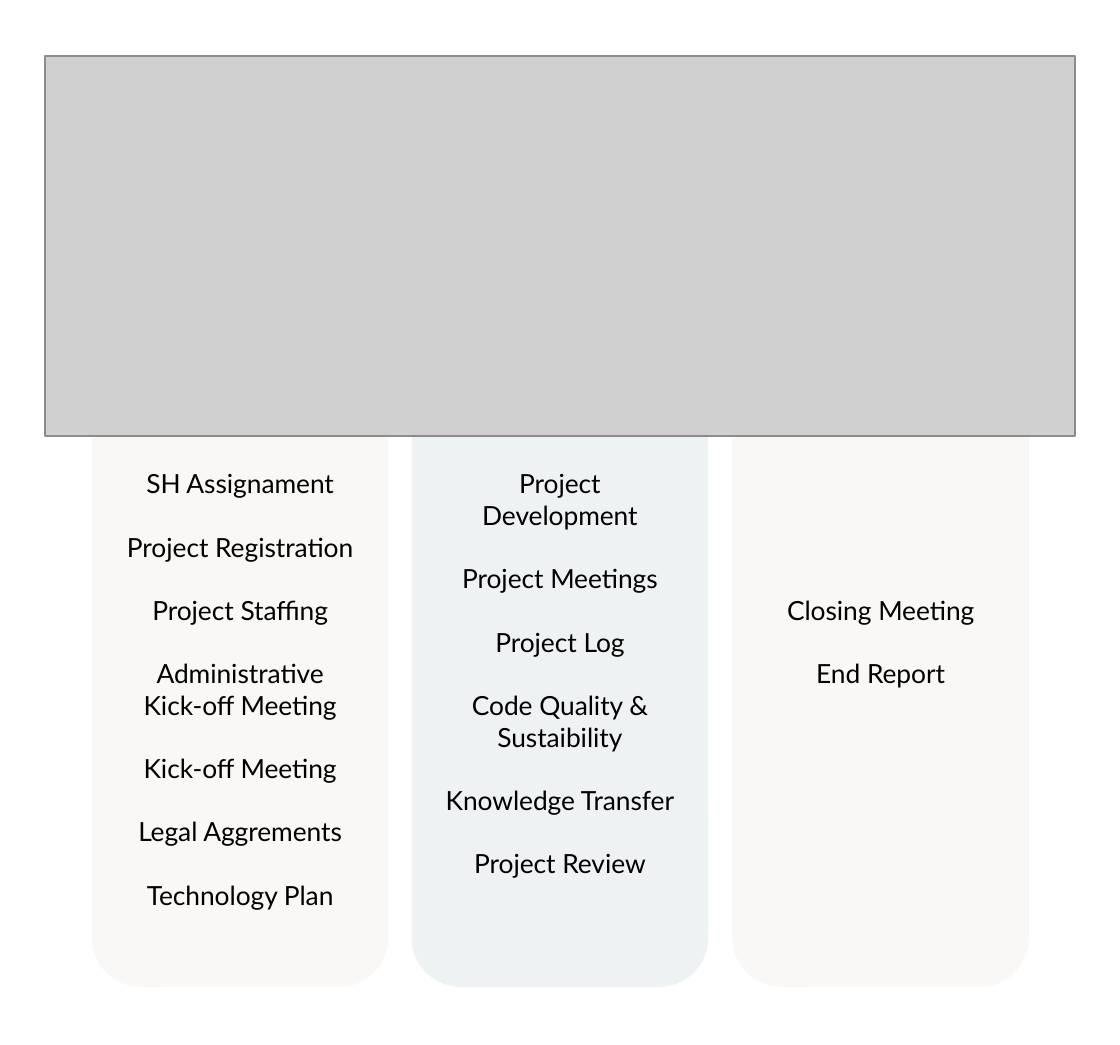
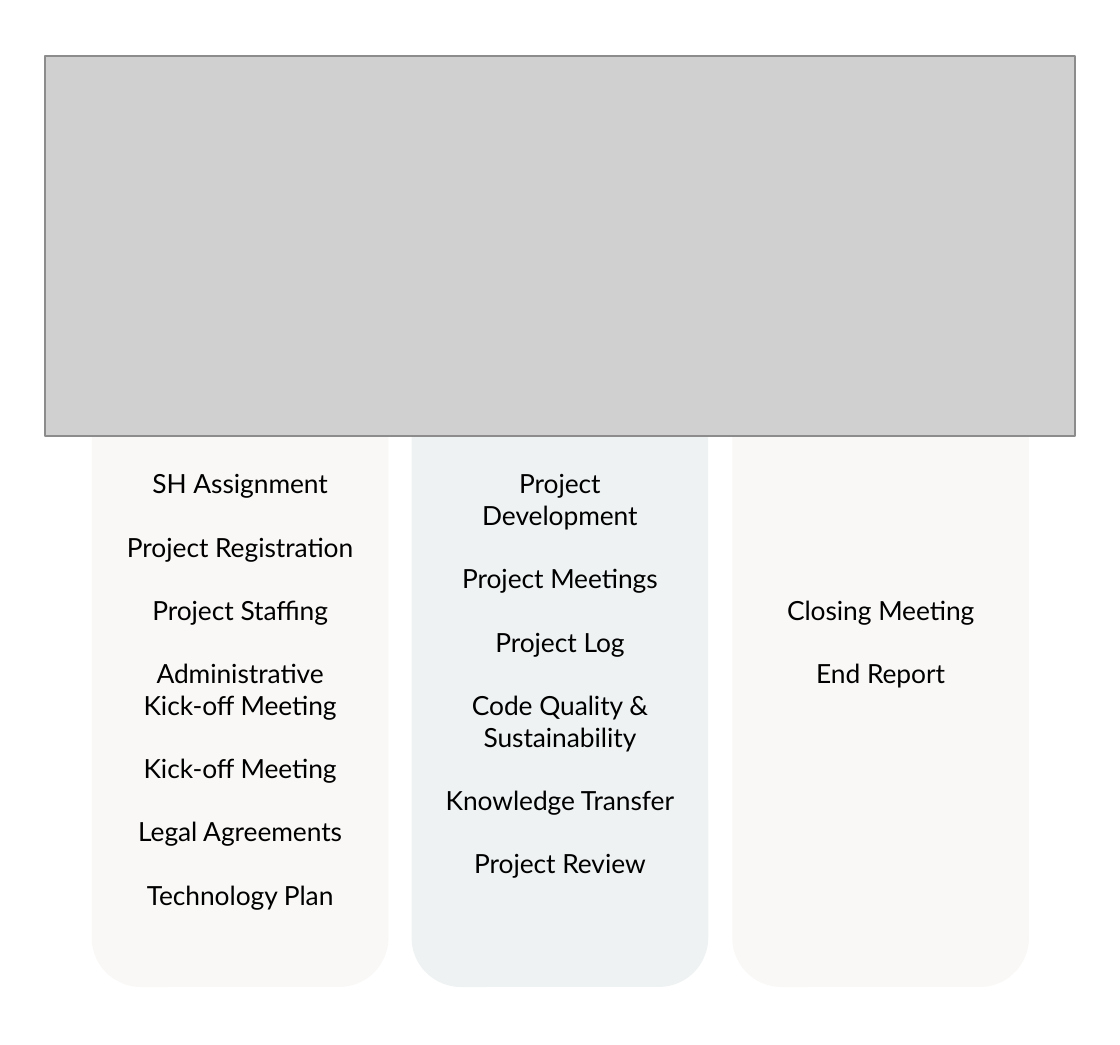
Before and after one commit to nlescpm/PMP, a slide deck: slide 1 of img/project-lifecycle.pptx. Drawn at 1120x1045 pixels with LibreOffice and Linux fonts; fonts in the diff are those of the drawing; grey boxes stand for pictures. Boxes give left, top, right and bottom in pixels: in the first picture for what was removed or moved away, otherwise in the second. Text is boxed around its words. In the diff, an @@ line names an element or a change of style, - is before the commit and + after.

```diff
--- a/img/project-lifecycle.pptx
+++ b/img/project-lifecycle.pptx
@@ text in rounded rectangle at [152, 474, 327, 498]: text changed @@
-SH Assignament
+SH Assignment
@@ text in rounded rectangle at [472, 695, 637, 752]: text changed @@
-Code Quality & Sustaibility
+Code Quality & Sustainability
@@ text in rounded rectangle at [138, 821, 342, 846]: text changed @@
-Legal Aggrements
+Legal Agreements
```
Also in this commit, not shown: 9 other files.
